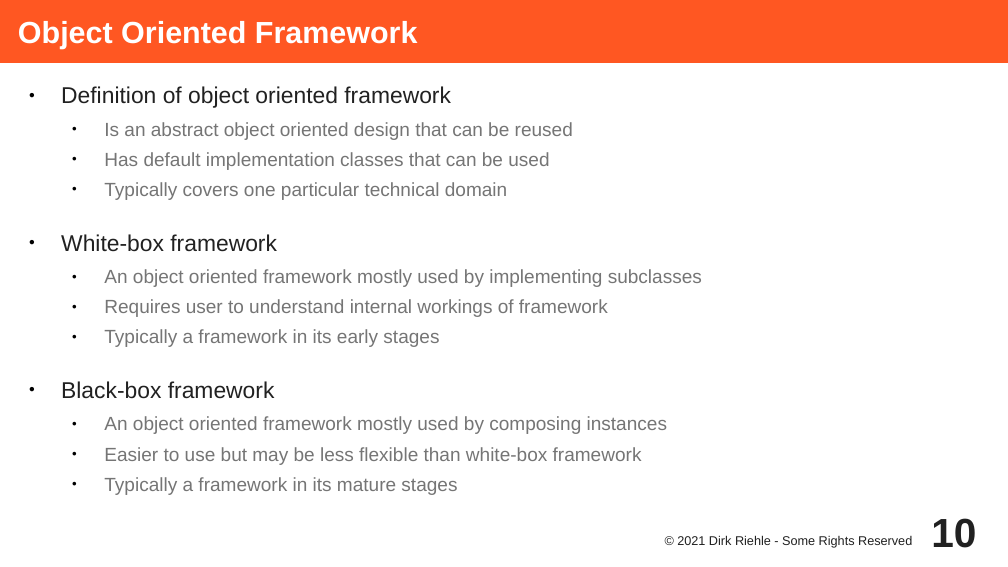
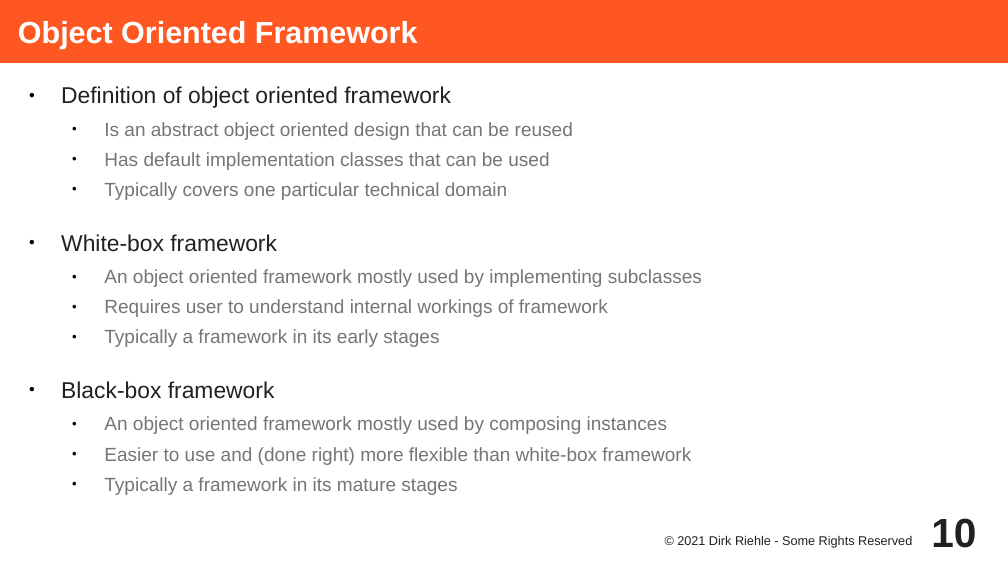
Before and after one commit to dirkriehle/adap-course, a slide deck: slide 10 of Lecture Slides/ADAP C11 - Object-oriented Frameworks.odp. Drawn at 1008x567 pixels with LibreOffice and Linux fonts; fonts in the diff are those of the drawing. Boxes give left, top, right and bottom in pixels: in the first picture for what was removed or moved away, otherwise in the second. Text is boxed around its words. In the diff, an @@ line names an element or a change of style, - is before the commit and + after.

```diff
--- a/Lecture Slides/ADAP C11 - Object-oriented Frameworks.odp
+++ b/Lecture Slides/ADAP C11 - Object-oriented Frameworks.odp
@@ text at (104, 447, 691, 465): text changed @@
-  ● Easier to use but may be less flexible than white-box framework
+  ● Easier to use and (done right) more flexible than white-box framework
```
Also in this commit, not shown: 7 other slides changed, 21 other files.
